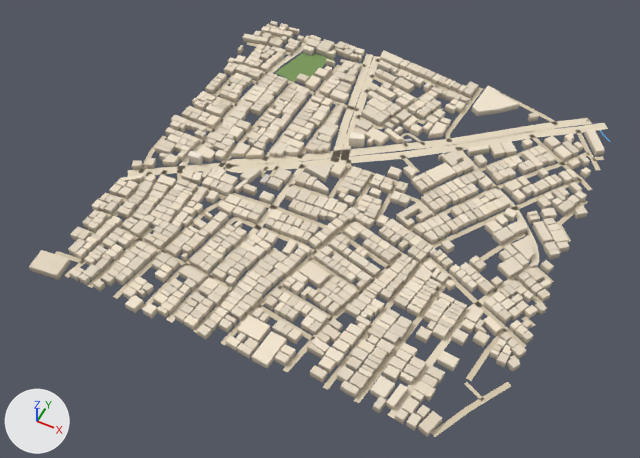
What one commit did to the glTF model public/assets/bengaluru-region-v1/tiles/t11_6-l0.glb.
Camera for both pictures: a camera (50 mm lens) standing at (6043.0, 2587.0, 747.0) and looking at (5734.0, 3203.0, -24.0). Arrows for +X, +Y and +Z are at lower left; the lights stay in place. The first picture is the older version. Vertices at exactly the same position are counted once.

Objects in the first picture: 'building', 'ground'.
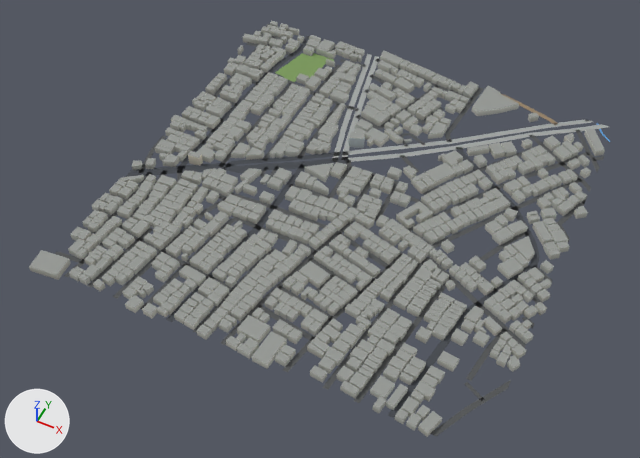
Changed parts and their boxes (x1, y1, x2, y2) in the pictures (640 x 458 px; the box of a moved part takes in the faces that stretch with it):
'ground', reshaped: before (55, 24, 608, 437); after (55, 24, 609, 436)
part 1 of me_building, recoloured (darker): (29, 21, 605, 436) in both
part 2 of me_ground, rebuilt: before (346, 118, 592, 156); after (345, 119, 593, 155)
part 3 of me_ground, rebuilt: before (333, 54, 373, 154); after (334, 54, 372, 154)
part 4 of me_ground, rebuilt: before (340, 56, 380, 160); after (342, 56, 380, 160)
part 5 of me_ground, rebuilt: before (348, 123, 608, 163); after (348, 124, 609, 162)
part 6 of me_ground, rebuilt (13% shorter): before (225, 155, 299, 169); after (225, 156, 299, 168)
part 7 of me_ground, rebuilt (25% shorter): before (299, 151, 337, 162); after (299, 152, 336, 160)
part 8 of me_ground, rebuilt: before (336, 150, 346, 157); after (337, 151, 345, 156)
part 9 of me_ground, rebuilt (20% narrower, 10% shorter): before (331, 153, 340, 162); after (332, 154, 339, 162)
part 10 of me_ground, moved or reshaped: before (88, 42, 605, 437); after (55, 42, 604, 436)
part 11 of me_ground, recoloured: (64, 30, 598, 418) in both

The change in detail:
me_building is used by ob_building; location (5500.0, 3000.0, 0.0).
me_building had 8350 vertices, 10503 faces and spanned x -11.0..507.0, y -10.0..509.0, z 0.0..15.0.
me_building now has 8350 vertices, 12636 faces and spans x -11.0..507.0, y -10.0..509.0, z 0.0..15.0.
me_building part 1: 10503 kept faces spanning x -11.0..507.0, y -10.0..509.0, z 0.0..15.0 get new vertex colours.
me_ground is used by ob_ground; location (5500.0, 3000.0, 0.0).
me_ground had 1084 vertices, 882 faces and spanned x -3.0..503.0, y -1.0..505.0, z 1.0.
me_ground now has 1110 vertices, 906 faces and spans x 0.0..500.0, y 0.0..500.0, z 1.0.
me_ground part 2: the loose piece of 26 vertices spanning x 213.0..471.0, y 303.0..505.0, z 1.0 is rebuilt with 26 vertices and now spans x 215.0..472.0, y 305.0..500.0, z 1.0.
me_ground part 3: the loose piece of 22 vertices spanning x 157.0..212.0, y 301.0..501.0, z 1.0 is rebuilt with 22 vertices and now spans x 158.0..211.0, y 301.0..500.0, z 1.0.
me_ground part 4: the loose piece of 22 vertices spanning x 168.0..226.0, y 295.0..501.0, z 1.0 is rebuilt with 22 vertices and now spans x 170.0..224.0, y 295.0..500.0, z 1.0.
me_ground part 5: the loose piece of 22 vertices spanning x 222.0..492.0, y 294.0..505.0, z 1.0 is rebuilt with 24 vertices and now spans x 223.0..494.0, y 296.0..500.0, z 1.0.
me_ground part 6: the loose piece of 10 vertices spanning x 92.0..173.0, y 220.0..280.0, z 1.0 is rebuilt with 10 vertices and now spans x 94.0..172.0, y 221.0..278.0, z 1.0.
me_ground part 7: the loose piece of 6 vertices spanning x 167.0..211.0, y 270.0..307.0, z 1.0 is rebuilt with 6 vertices and now spans x 168.0..210.0, y 272.0..305.0, z 1.0.
me_ground part 8: the loose piece of 4 vertices spanning x 204.0..220.0, y 297.0..313.0, z 1.0 is rebuilt with 4 vertices and now spans x 206.0..219.0, y 299.0..311.0, z 1.0.
me_ground part 9: the loose piece of 4 vertices spanning x 203.0..216.0, y 288.0..303.0, z 1.0 is rebuilt with 4 vertices and now spans x 204.0..214.0, y 288.0..303.0, z 1.0.
me_ground part 10: 37 vertices moved from x -1.0..502.0, y 23.0..501.0, z 1.0 to x 0.0..500.0, y 15.0..500.0, z 1.0; 43 vertices removed from x -3.0..503.0, y -1.0..503.0, z 1.0; 67 vertices added at x 0.0..500.0, y 0.0..500.0, z 1.0.
me_ground part 11: 696 kept faces spanning x 0.0..500.0, y 0.0..500.0, z 1.0 get new vertex colours; the middle colour goes from beige #d7c9ae to dark grey #535556.
